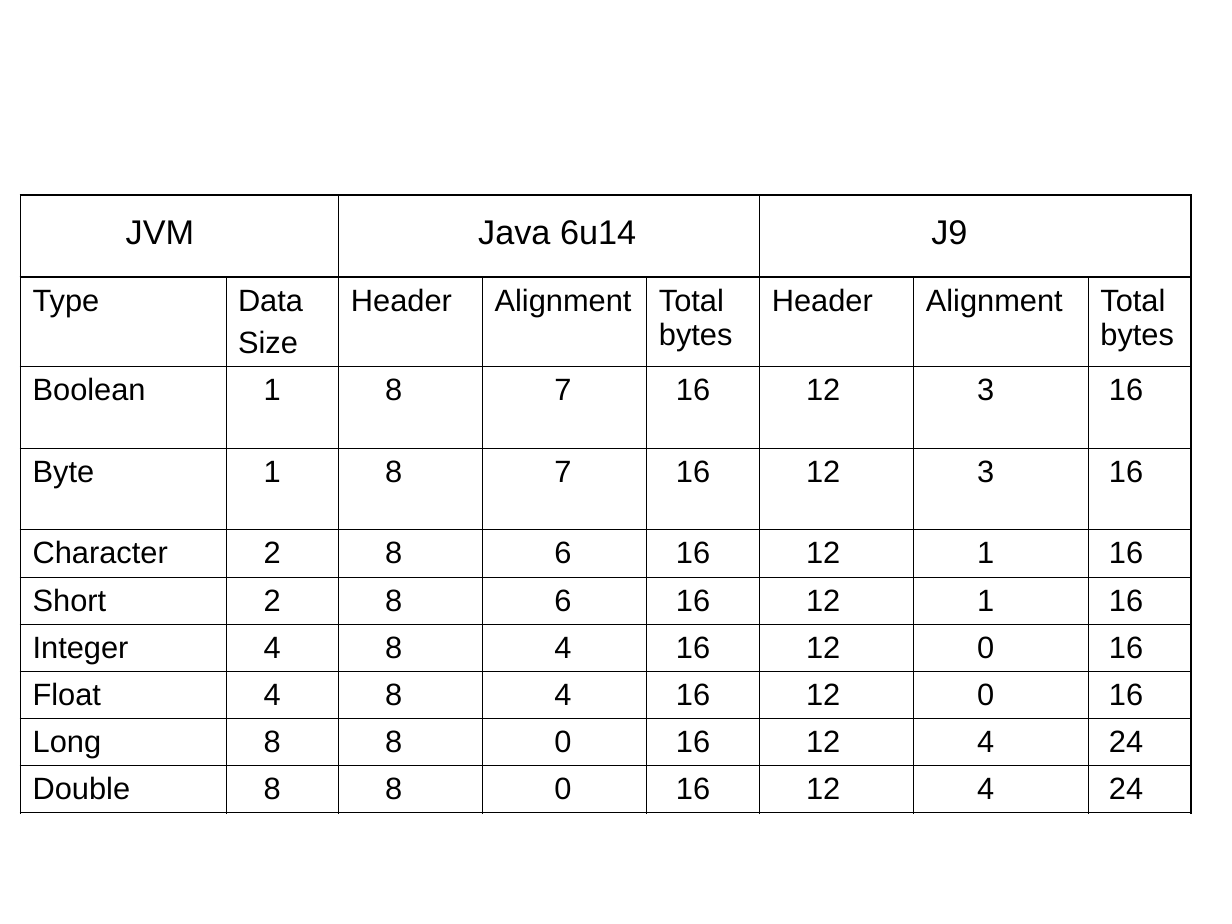
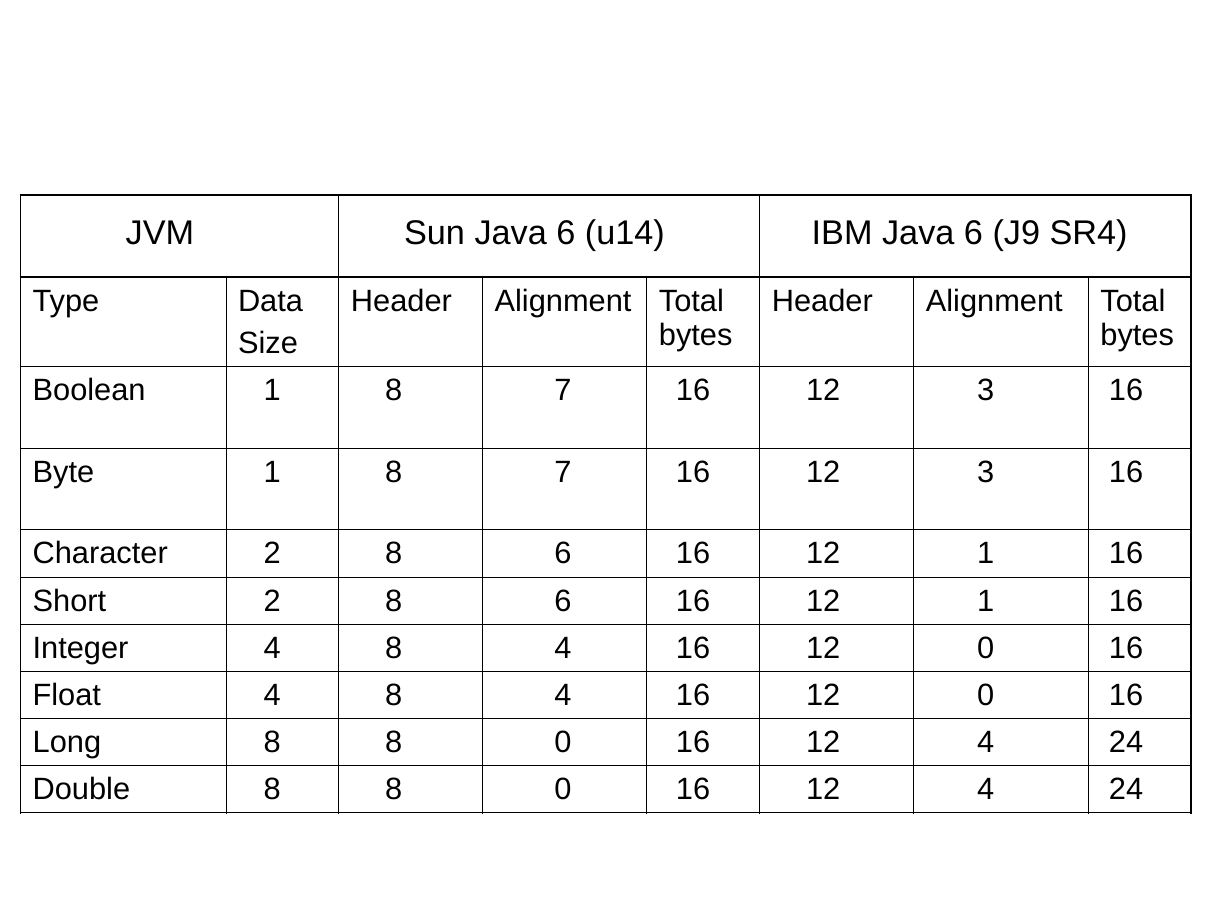
Before and after one commit to TheRuncibleTuner/bloatbook, a slide deck: slide 2 of Figures/chapter4/primitive-byte-sizes.ppt. Drawn at 1232x924 pixels with LibreOffice and Linux fonts; fonts in the diff are those of the drawing. Boxes give left, top, right and bottom in pixels: in the first picture for what was removed or moved away, otherwise in the second. Text is boxed around its words. In the diff, an @@ line names an element or a change of style, - is before the commit and + after.

```diff
--- a/Figures/chapter4/primitive-byte-sizes.ppt
+++ b/Figures/chapter4/primitive-byte-sizes.ppt
@@ table at box(21, 195, 1191, 277) @@
-row 1, column 2: Java 6u14
+row 1, column 2: Sun Java 6 (u14)
-row 1, column 3: J9
+row 1, column 3: IBM Java 6 (J9 SR4)
```
Also in this commit, not shown: 1 slide removed, 7 other files.
